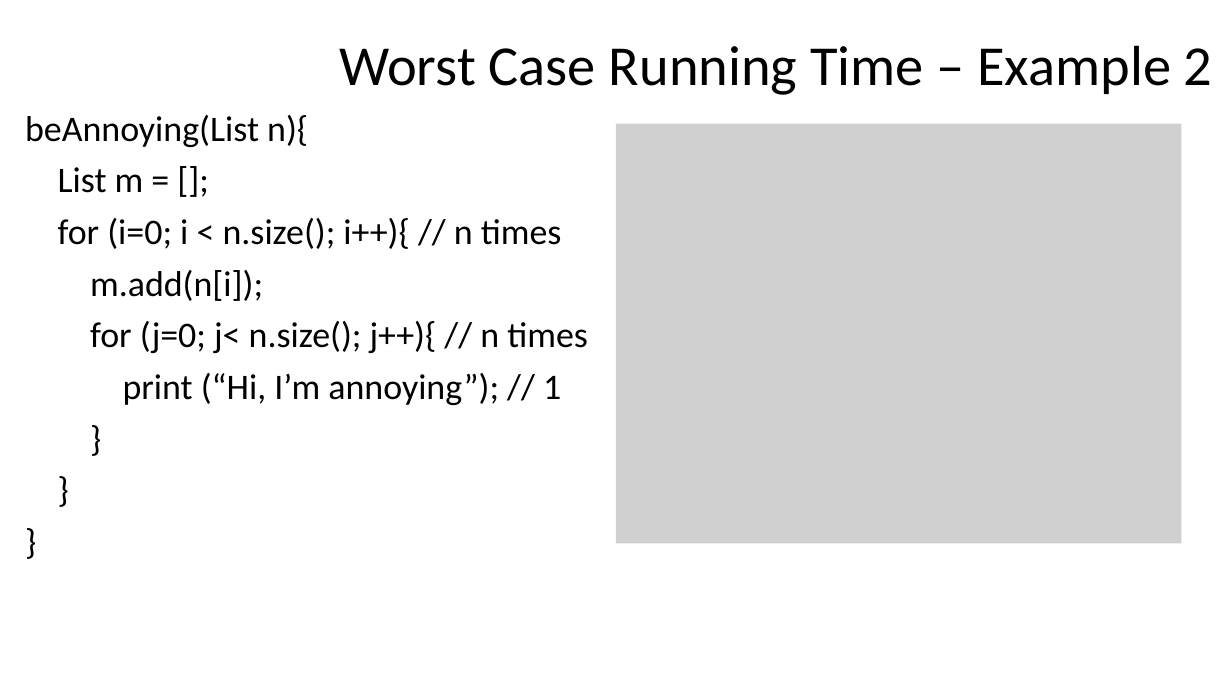
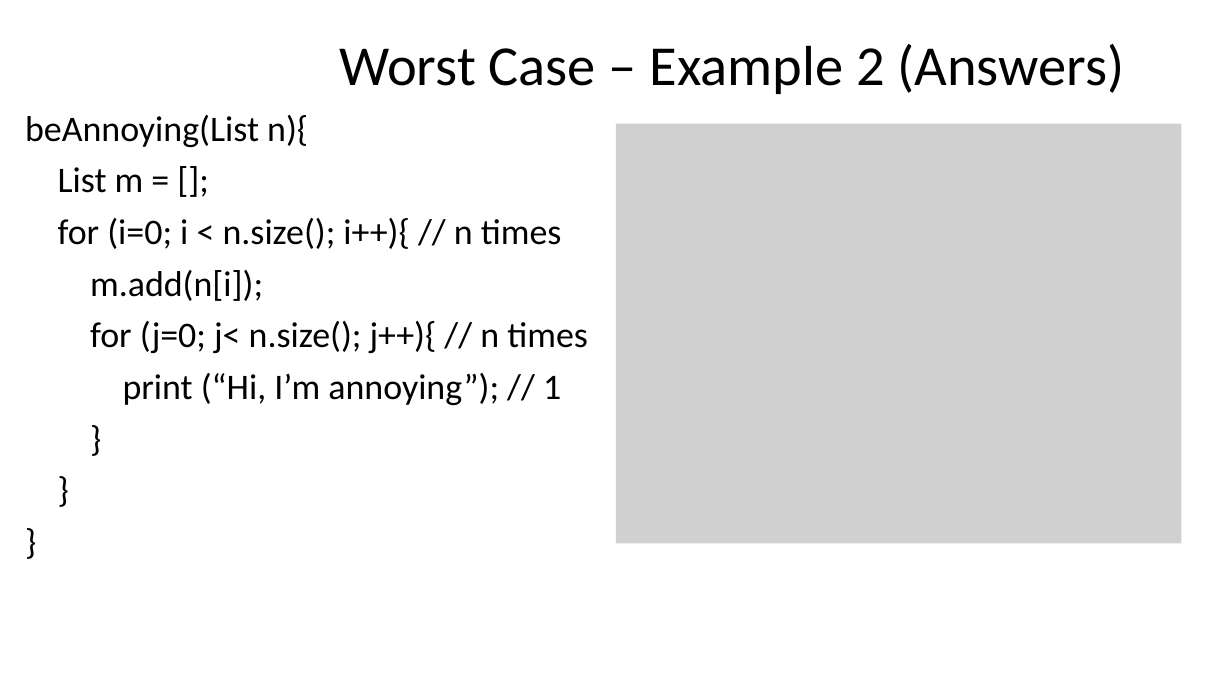
Before and after one commit to natebrunelle/cse332, a slide deck: slide 28 of markdown/files/slides/lecture2_analysis1.pptx (slide 26 before the commit). Drawn at 1232x693 pixels with LibreOffice and Linux fonts; fonts in the diff are those of the drawing; grey boxes stand for pictures. Boxes give left, top, right and bottom in pixels: in the first picture for what was removed or moved away, otherwise in the second. Text is boxed around its words. In the diff, an @@ line names an element or a change of style, - is before the commit and + after.

```diff
--- a/markdown/files/slides/lecture2_analysis1.pptx
+++ b/markdown/files/slides/lecture2_analysis1.pptx
@@ title at (x1=339, y1=44, x2=1124, y2=94): text changed @@
-Worst Case Running Time – Example 2
+Worst Case – Example 2 (Answers)
```
Also in this commit, not shown: 10 other slides changed, 2 slides added, 4 other files.
